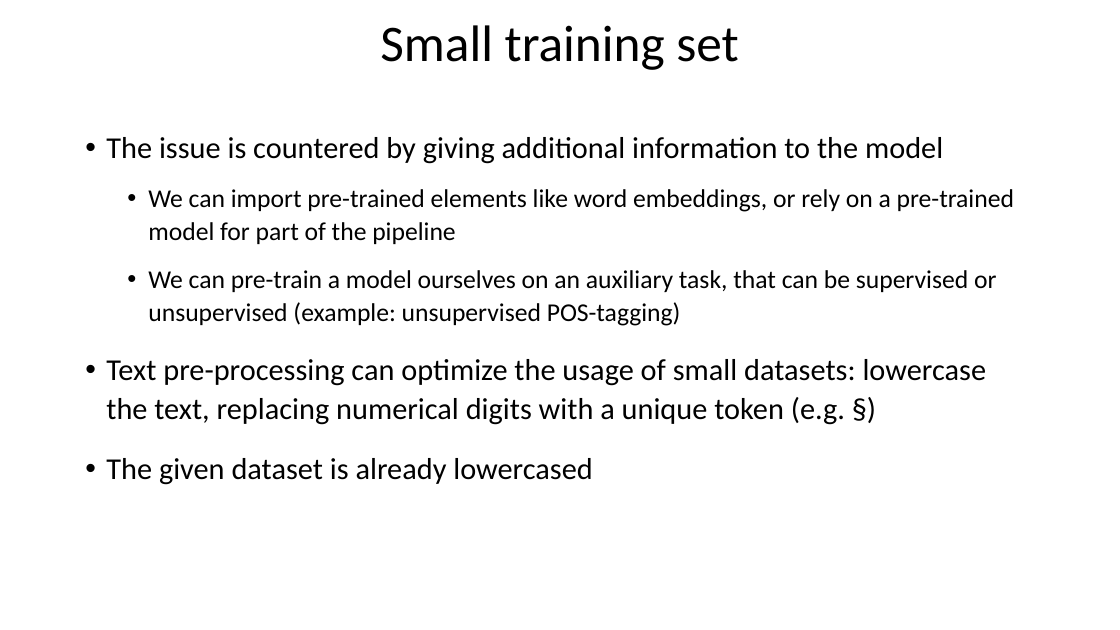
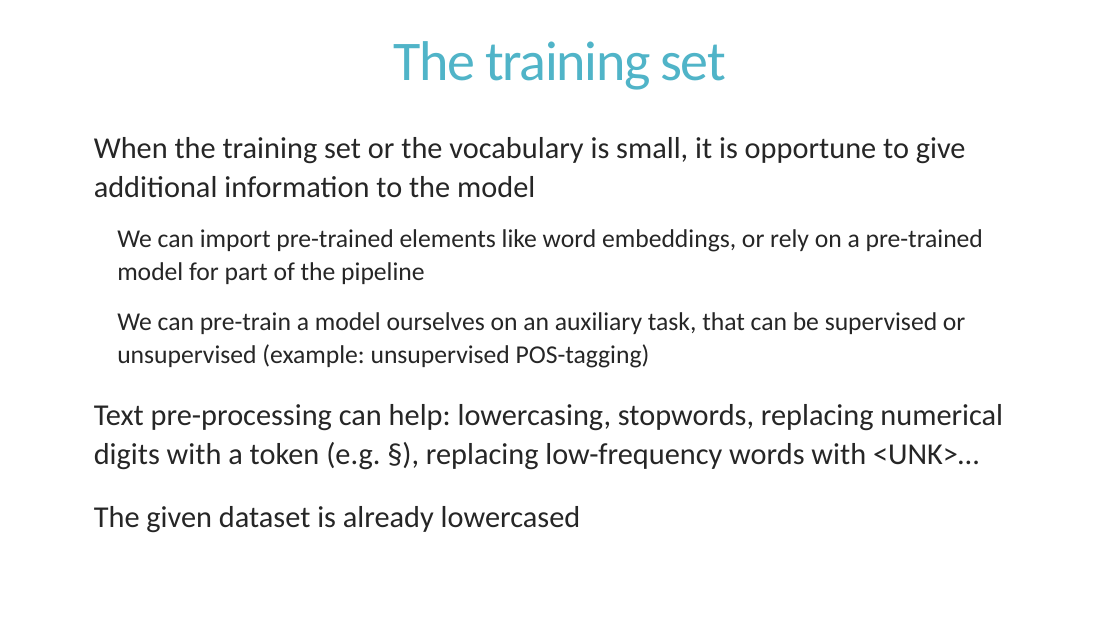
Before and after one commit to AndreaLK3/IntentRecognition, a slide deck: slide 9 of IntentDetectionAndTask.pptx (slide 8 before the commit). Drawn at 1120x630 pixels with LibreOffice and Linux fonts; fonts in the diff are those of the drawing. Boxes give left, top, right and bottom in pixels: in the first picture for what was removed or moved away, otherwise in the second. Text is boxed around its words. In the diff, an @@ line names an element or a change of style, - is before the commit and + after.

```diff
--- a/IntentDetectionAndTask.pptx
+++ b/IntentDetectionAndTask.pptx
@@ text at [394, 41, 725, 90]: text changed; size 44 to 48 pt; text colour #000000 to #50B4C8 @@
-Small training set
+The training set
@@ text at [94, 137, 966, 198]: text changed; text colour #000000 to #262626 @@
-• The issue is countered by giving additional information to the model
+  When the training set or the vocabulary is small, it is opportune to give additional information to the model
@@ text at [94, 229, 983, 533]: text colour #000000 to #262626 in "We can import pre-trained elements like word ...", "We can pre-train a model ourselves on ...", "The given dataset is already lowercased"; bullet • to  ; more space between paragraphs @@
@@ text at [94, 404, 1003, 470]: text changed; text colour #000000 to #262626 @@
-• Text pre-processing can optimize the usage of small datasets: lowercase the text, replacing numerical digits with a unique token (e.g. §)
+  Text pre-processing can help: lowercasing, stopwords, replacing numerical digits with a token (e.g. §), replacing low-frequency words with <UNK>…
```
Also in this commit, not shown: 11 other slides changed, 3 slides added, 1 slide removed, 11 other files.
